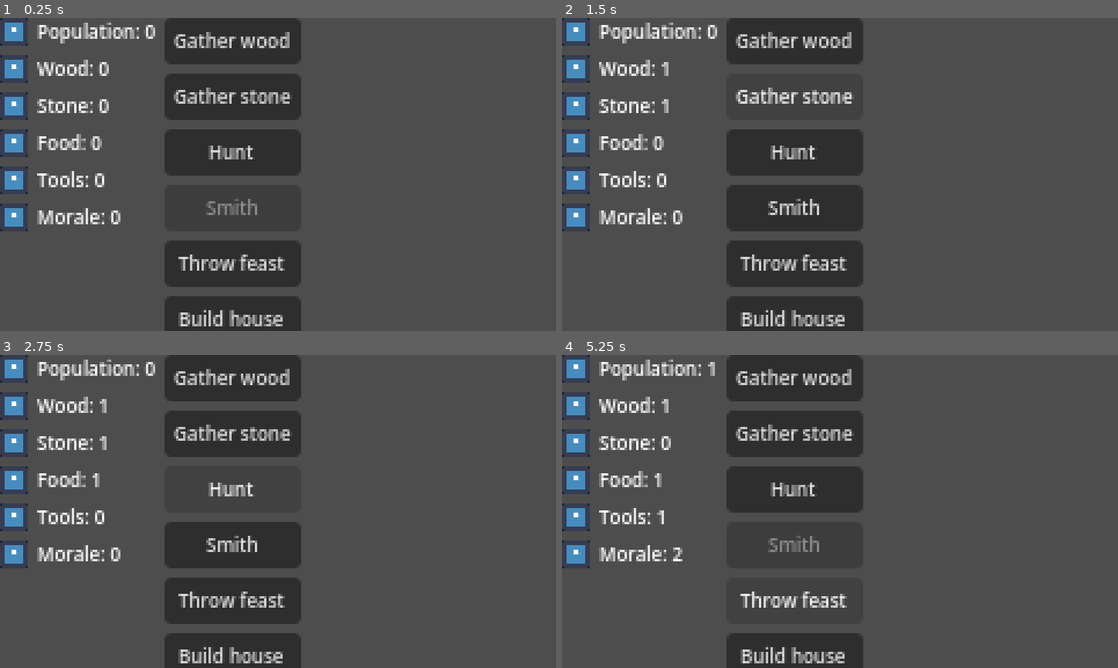
Above: before the commit, frames 1-4 (two rows, left to right).
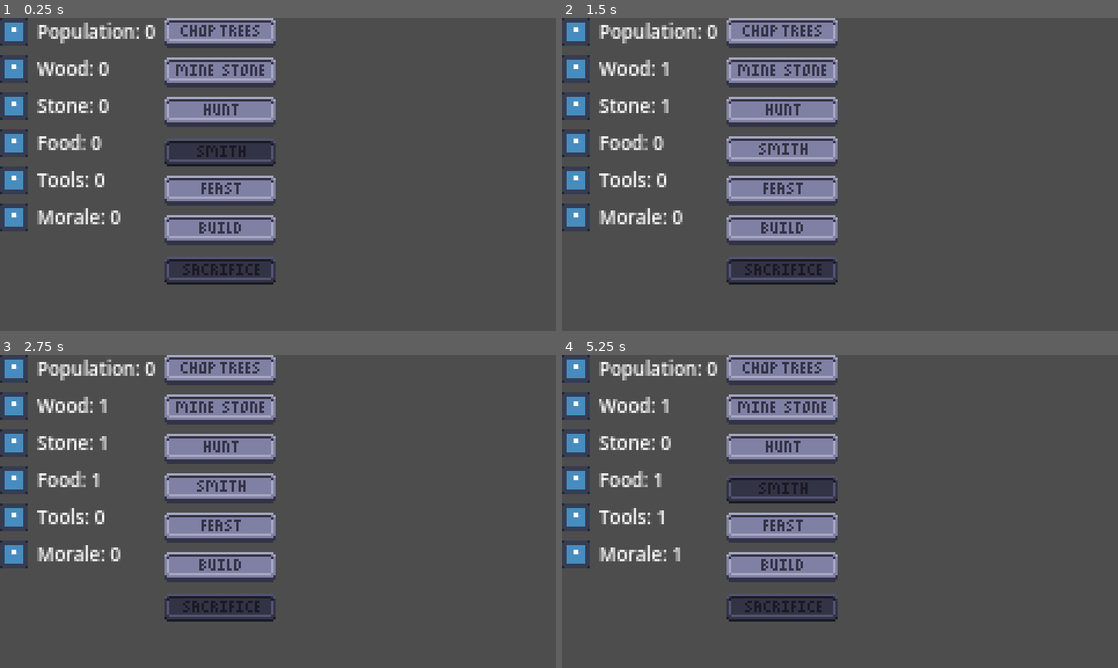
Above: after the commit, the same moments.

Repository: Gugubo/Inevitable
Game: Godot game, scene res://main.tscn
Two runs of this game, one before a commit and one after it. Both use one fixed random seed, a clock stepped at 60 frames per second and the inputs below. The engine's default icon, where the game draws it, is replaced by a stand-in: a white triangle on a blue panel in a dark square.
Inputs (mouse positions are in pixels of both pictures, inside the frame that each line leads up to; where the layout moved, square brackets give the same spot in the first picture):
- Up to frame 1 (0.25 s): no input
- Up to frame 2 (1.5 s): click (784, 33) [795, 39] at 0.5 s; click (784, 71) [795, 96] at 1.25 s
- Up to frame 3 (2.75 s): click (222, 448) [233, 489] at 2 s
- Up to frame 4 (5.25 s): click (784, 489) [795, 545] at 2.75 s; click (784, 527) [795, 602] at 3.5 s; click (784, 567) [795, 655] at 4.25 s; click (784, 605) at 5.02 s

The runs differ from the first frame. In frame 1, 17% of the frame differs, in the area x 29-55%, y 0-100%; in frame 2, 18%; in frame 3, 17%; in frame 4, 16%.

Commit message:
Use custom buttons

Diff:
--- a/action_button/action_button.gd
+++ b/action_button/action_button.gd
@@ -1,12 +1,10 @@
 class_name ActionButton
-extends Button
+extends TextureButton
 
 @export var action: Action
 
 func _ready() -> void:
 	GameState.inventory_changed.connect(_on_inventory_changed)
-
-	text = action.name
 
 	update_state()
 
--- a/action_button/action_button.tscn
+++ b/action_button/action_button.tscn
@@ -1,12 +1,16 @@
 [gd_scene format=3 uid="uid://uc1lc4i3of7i"]
 
+[ext_resource type="Texture2D" uid="uid://danveed5ycfnl" path="res://assets/images/UI/buttons.png" id="1_57oj3"]
 [ext_resource type="Script" uid="uid://dnvyerpmph6g3" path="res://action_button/action_button.gd" id="1_hae2l"]
 
-[node name="ActionButton" type="Button" unique_id=320675261]
-offset_right = 8.0
-offset_bottom = 8.0
-theme_override_font_sizes/font_size = 8
-text = "Action"
+[sub_resource type="AtlasTexture" id="AtlasTexture_7u7iw"]
+atlas = ExtResource("1_57oj3")
+region = Rect2(0, 0, 48, 13)
+
+[node name="ActionButton" type="TextureButton" unique_id=1298078554]
+offset_right = 48.0
+offset_bottom = 13.0
+texture_normal = SubResource("AtlasTexture_7u7iw")
 script = ExtResource("1_hae2l")
 
 [connection signal="pressed" from="." to="." method="_on_pressed"]
--- a/main.tscn
+++ b/main.tscn
@@ -4,6 +4,19 @@
 [ext_resource type="PackedScene" uid="uid://uc1lc4i3of7i" path="res://action_button/action_button.tscn" id="2_0xm2m"]
 [ext_resource type="Script" uid="uid://c0v0us8icuuq5" path="res://actions/loot.gd" id="3_1bvp3"]
 [ext_resource type="Script" uid="uid://dywud87lul1w7" path="res://actions/action.gd" id="3_h2yge"]
+[ext_resource type="Texture2D" uid="uid://danveed5ycfnl" path="res://assets/images/UI/buttons.png" id="4_7mycd"]
+
+[sub_resource type="AtlasTexture" id="AtlasTexture_272bh"]
+atlas = ExtResource("4_7mycd")
+region = Rect2(0, 0, 48, 13)
+
+[sub_resource type="AtlasTexture" id="AtlasTexture_7mycd"]
+atlas = ExtResource("4_7mycd")
+region = Rect2(0, 13, 48, 13)
+
+[sub_resource type="AtlasTexture" id="AtlasTexture_5vw27"]
+atlas = ExtResource("4_7mycd")
+region = Rect2(0, 26, 48, 13)
 
 [sub_resource type="Resource" id="Resource_7mycd"]
 script = ExtResource("3_1bvp3")
@@ -16,6 +29,18 @@
 loot = Array[ExtResource("3_1bvp3")]([SubResource("Resource_7mycd")])
 metadata/_custom_type_script = "uid://dywud87lul1w7"
 
+[sub_resource type="AtlasTexture" id="AtlasTexture_kek77"]
+atlas = ExtResource("4_7mycd")
+region = Rect2(48, 0, 48, 13)
+
+[sub_resource type="AtlasTexture" id="AtlasTexture_4c57u"]
+atlas = ExtResource("4_7mycd")
+region = Rect2(48, 13, 48, 13)
+
+[sub_resource type="AtlasTexture" id="AtlasTexture_0odxb"]
+atlas = ExtResource("4_7mycd")
+region = Rect2(48, 26, 48, 13)
+
 [sub_resource type="Resource" id="Resource_1bvp3"]
 script = ExtResource("3_1bvp3")
 item = 2
@@ -27,6 +52,18 @@
 loot = Array[ExtResource("3_1bvp3")]([SubResource("Resource_1bvp3")])
 metadata/_custom_type_script = "uid://dywud87lul1w7"
 
+[sub_resource type="AtlasTexture" id="AtlasTexture_dg77c"]
+atlas = ExtResource("4_7mycd")
+region = Rect2(96, 0, 48, 13)
+
+[sub_resource type="AtlasTexture" id="AtlasTexture_ycdy4"]
+atlas = ExtResource("4_7mycd")
+region = Rect2(96, 13, 48, 13)
+
+[sub_resource type="AtlasTexture" id="AtlasTexture_lswn8"]
+atlas = ExtResource("4_7mycd")
+region = Rect2(96, 26, 48, 13)
+
 [sub_resource type="Resource" id="Resource_5vw27"]
 script = ExtResource("3_1bvp3")
 item = 3
@@ -37,6 +74,18 @@
 name = "Hunt"
 loot = Array[ExtResource("3_1bvp3")]([SubResource("Resource_5vw27")])
 metadata/_custom_type_script = "uid://dywud87lul1w7"
+
+[sub_resource type="AtlasTexture" id="AtlasTexture_efxa6"]
+atlas = ExtResource("4_7mycd")
+region = Rect2(144, 0, 48, 13)
+
+[sub_resource type="AtlasTexture" id="AtlasTexture_w48qg"]
+atlas = ExtResource("4_7mycd")
+region = Rect2(144, 13, 48, 13)
+
+[sub_resource type="AtlasTexture" id="AtlasTexture_vivmo"]
+atlas = ExtResource("4_7mycd")
+region = Rect2(144, 26, 48, 13)
 
 [sub_resource type="Resource" id="Resource_efxa6"]
 script = ExtResource("3_1bvp3")
@@ -52,6 +101,18 @@
 loot = Array[ExtResource("3_1bvp3")]([SubResource("Resource_efxa6")])
 metadata/_custom_type_script = "uid://dywud87lul1w7"
 
+[sub_resource type="AtlasTexture" id="AtlasTexture_2cqfq"]
+atlas = ExtResource("4_7mycd")
+region = Rect2(192, 0, 48, 13)
+
+[sub_resource type="AtlasTexture" id="AtlasTexture_yaehf"]
+atlas = ExtResource("4_7mycd")
+region = Rect2(192, 13, 48, 13)
+
+[sub_resource type="AtlasTexture" id="AtlasTexture_074og"]
+atlas = ExtResource("4_7mycd")
+region = Rect2(192, 26, 48, 13)
+
 [sub_resource type="Resource" id="Resource_ycdy4"]
 script = ExtResource("3_1bvp3")
 item = 5
@@ -63,6 +124,18 @@
 loot = Array[ExtResource("3_1bvp3")]([SubResource("Resource_ycdy4")])
 metadata/_custom_type_script = "uid://dywud87lul1w7"
 
+[sub_resource type="AtlasTexture" id="AtlasTexture_cegan"]
+atlas = ExtResource("4_7mycd")
+region = Rect2(288, 0, 48, 13)
+
+[sub_resource type="AtlasTexture" id="AtlasTexture_82xsv"]
+atlas = ExtResource("4_7mycd")
+region = Rect2(288, 13, 48, 13)
+
+[sub_resource type="AtlasTexture" id="AtlasTexture_getpj"]
+atlas = ExtResource("4_7mycd")
+region = Rect2(288, 26, 48, 13)
+
 [sub_resource type="Resource" id="Resource_vivmo"]
 script = ExtResource("3_1bvp3")
 metadata/_custom_type_script = "uid://c0v0us8icuuq5"
@@ -72,6 +145,18 @@
 name = "Build house"
 loot = Array[ExtResource("3_1bvp3")]([SubResource("Resource_vivmo")])
 metadata/_custom_type_script = "uid://dywud87lul1w7"
+
+[sub_resource type="AtlasTexture" id="AtlasTexture_ryguw"]
+atlas = ExtResource("4_7mycd")
+region = Rect2(240, 0, 48, 13)
+
+[sub_resource type="AtlasTexture" id="AtlasTexture_d13ii"]
+atlas = ExtResource("4_7mycd")
+region = Rect2(240, 13, 48, 13)
+
+[sub_resource type="AtlasTexture" id="AtlasTexture_1u8w0"]
+atlas = ExtResource("4_7mycd")
+region = Rect2(240, 26, 48, 13)
 
 [sub_resource type="Resource" id="Resource_yaehf"]
 script = ExtResource("3_1bvp3")
@@ -126,28 +211,49 @@
 
 [node name="ButtonGatherWood" parent="HBoxContainer/Buttons" unique_id=1860367952 instance=ExtResource("2_0xm2m")]
 layout_mode = 2
+texture_normal = SubResource("AtlasTexture_272bh")
+texture_pressed = SubResource("AtlasTexture_7mycd")
+texture_disabled = SubResource("AtlasTexture_5vw27")
 action = SubResource("Resource_272bh")
 
 [node name="ButtonGatherStone" parent="HBoxContainer/Buttons" unique_id=907666310 instance=ExtResource("2_0xm2m")]
 layout_mode = 2
+texture_normal = SubResource("AtlasTexture_kek77")
+texture_pressed = SubResource("AtlasTexture_4c57u")
+texture_disabled = SubResource("AtlasTexture_0odxb")
 action = SubResource("Resource_w48qg")
 
 [node name="ButtonHunt" parent="HBoxContainer/Buttons" unique_id=320675261 instance=ExtResource("2_0xm2m")]
 layout_mode = 2
+texture_normal = SubResource("AtlasTexture_dg77c")
+texture_pressed = SubResource("AtlasTexture_ycdy4")
+texture_disabled = SubResource("AtlasTexture_lswn8")
 action = SubResource("Resource_kek77")
 
 [node name="ButtonSmith" parent="HBoxContainer/Buttons" unique_id=634532232 instance=ExtResource("2_0xm2m")]
 layout_mode = 2
+texture_normal = SubResource("AtlasTexture_efxa6")
+texture_pressed = SubResource("AtlasTexture_w48qg")
+texture_disabled = SubResource("AtlasTexture_vivmo")
 action = SubResource("Resource_4c57u")
 
 [node name="ButtonThrowFeast" parent="HBoxContainer/Buttons" unique_id=1182038105 instance=ExtResource("2_0xm2m")]
 layout_mode = 2
+texture_normal = SubResource("AtlasTexture_2cqfq")
+texture_pressed = SubResource("AtlasTexture_yaehf")
+texture_disabled = SubResource("AtlasTexture_074og")
 action = SubResource("Resource_dg77c")
 
 [node name="ButtonBuildHouse" parent="HBoxContainer/Buttons" unique_id=1221942816 instance=ExtResource("2_0xm2m")]
 layout_mode = 2
+texture_normal = SubResource("AtlasTexture_cegan")
+texture_pressed = SubResource("AtlasTexture_82xsv")
+texture_disabled = SubResource("AtlasTexture_getpj")
 action = SubResource("Resource_2cqfq")
 
 [node name="ButtonSacrifice" parent="HBoxContainer/Buttons" unique_id=732417558 instance=ExtResource("2_0xm2m")]
 layout_mode = 2
+texture_normal = SubResource("AtlasTexture_ryguw")
+texture_pressed = SubResource("AtlasTexture_d13ii")
+texture_disabled = SubResource("AtlasTexture_1u8w0")
 action = SubResource("Resource_lquwl")
Binary file added: assets/images/UI/buttons.png
Not shown, added: assets/images/UI/buttons.png.import
